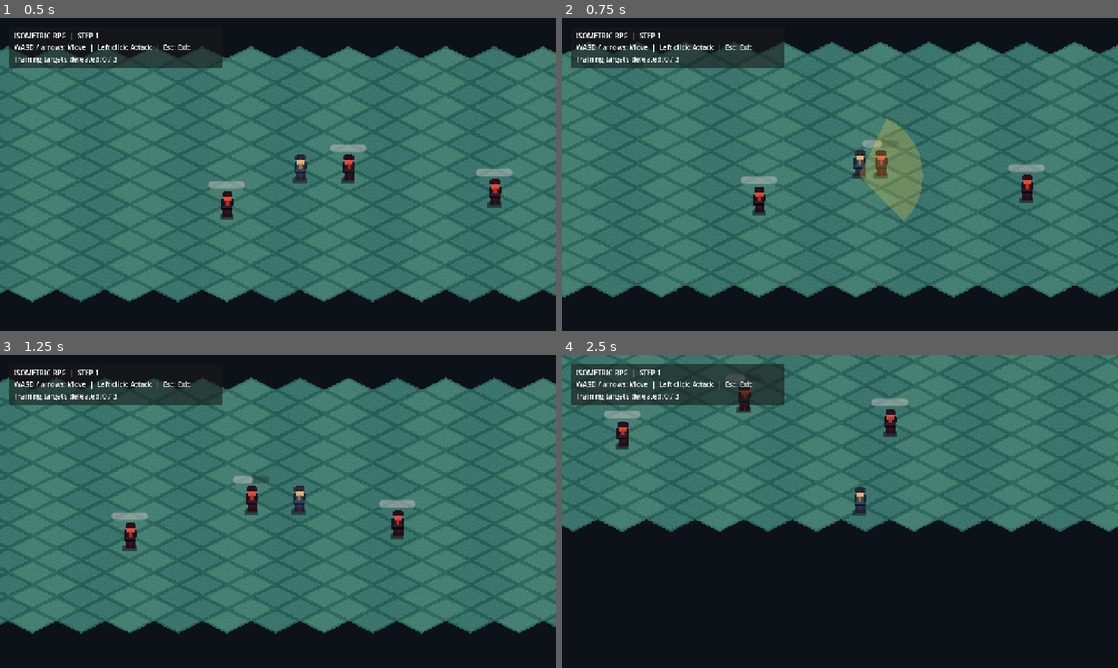
Above: before the commit, frames 1-4 (two rows, left to right).
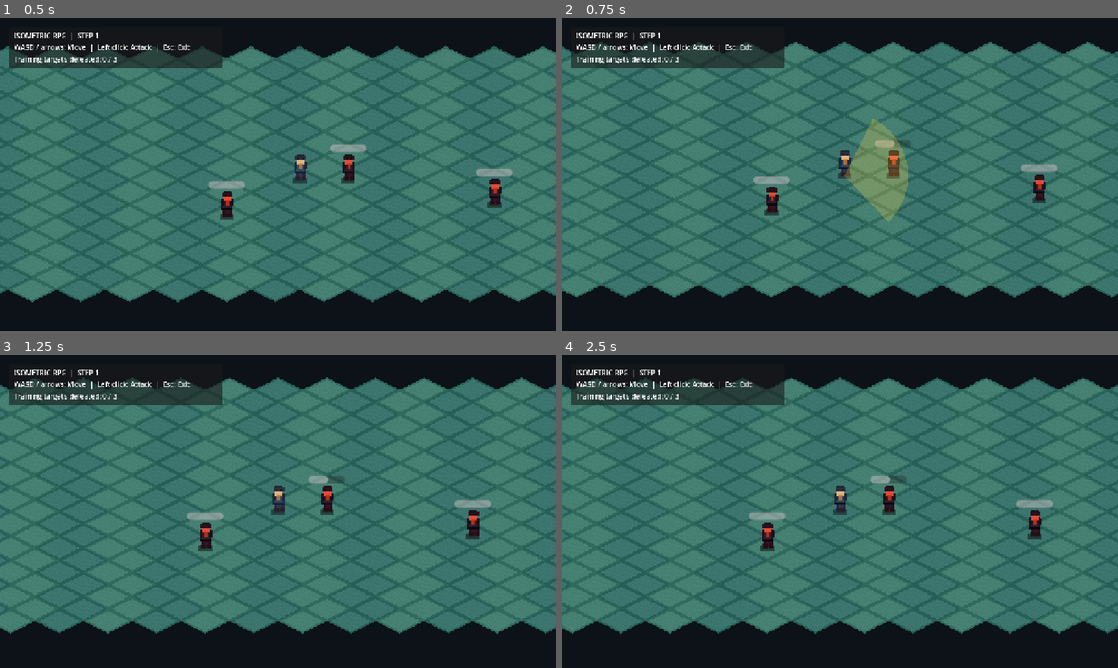
Above: after the commit, the same moments.

Repository: limbit95/isometric-rpg
Game: Godot game, scene res://scenes/main.tscn
Same seed, same stepped clock (60 frames per second), same inputs: the game is played once before the commit and once after it.
Inputs (mouse positions are in pixels of both pictures, inside the frame that each line leads up to):
- Up to frame 1 (0.5 s): no input
- Up to frame 2 (0.75 s): tap Enter at 0.5 s; move the mouse to (962, 158) at 0.52 s; hold D (move_right) from 0.53 s (still down); click (962, 158) at 0.67 s
- Up to frame 3 (1.25 s): keep holding D (move_right)
- Up to frame 4 (2.5 s): move the mouse to (728, 527) at 1.27 s; release D (move_right) at 1.28 s; hold S (move_down) 1.28-2.03 s; move the mouse to (895, 442) at 2.02 s; hold D (move_right) from 2.03 s (still down)

Frame 1 is identical in both runs. In frame 2, 18% of the frame differs, in the area x 0-100%, y 7-90%; in frame 3, 19%; in frame 4, 52%, in the area x 0-100%, y 0-90%.
Error after the commit: Attempt to call function 'is_dead' in base 'null instance' on a null instance. (res://scripts/player/player_controller.gd:11)

Commit message:
feat(step2): integrate scripts/player/player_controller.gd

Diff:
--- a/scripts/player/player_controller.gd
+++ b/scripts/player/player_controller.gd
@@ -1,12 +1,17 @@
 extends CharacterBody2D
-## A keyboard-movable placeholder player. No combat in STEP 0.
+## WASD movement preserved. Cannot move after player death.
 
 @export_range(50.0, 500.0, 10.0) var move_speed: float = 180.0
 
 @onready var world: TileMapLayer = $"../World"
+@onready var health: HealthComponent = $HealthComponent
 
 
 func _physics_process(delta: float) -> void:
+    if health.is_dead():
+        velocity = Vector2.ZERO
+        return
+
     var direction: Vector2 = Input.get_vector(
         "move_left", "move_right", "move_up", "move_down"
     )
@@ -16,7 +21,6 @@
         move_and_slide()
         return
 
-    # Cheap STEP 0 bounds check, not a substitute for physical wall collisions.
     var target: Vector2 = global_position + velocity * delta
     if not world.has_method("has_ground_at") or not world.call("has_ground_at", target):
         velocity = Vector2.ZERO
